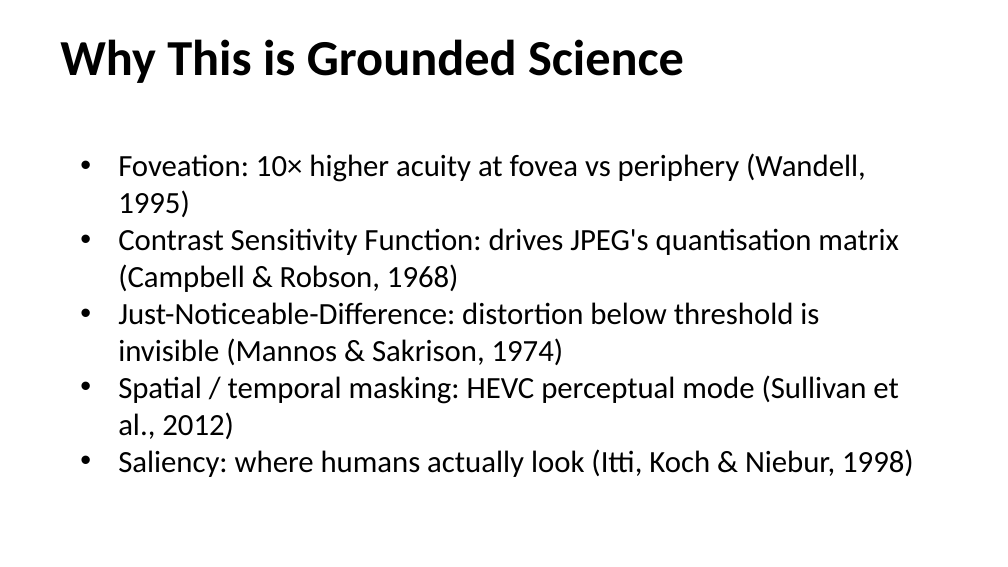
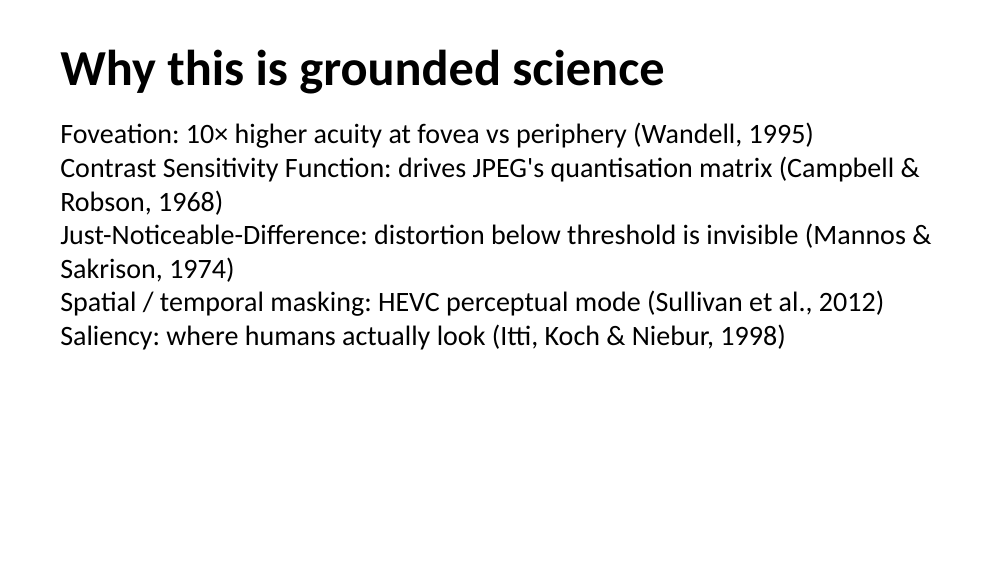
Before and after one commit to SaiAmartya/steam-icac-2026, a slide deck: slide 5 of showcase.pptx. Drawn at 1008x567 pixels with LibreOffice and Linux fonts; fonts in the diff are those of the drawing. Boxes give left, top, right and bottom in pixels: in the first picture for what was removed or moved away, otherwise in the second. Text is boxed around its words. In the diff, an @@ line names an element or a change of style, - is before the commit and + after.

```diff
--- a/showcase.pptx
+++ b/showcase.pptx
@@ text "Why this is grounded science" at <box>60,49,664,94</box>: vertical alignment middle to top @@
@@ text at <box>60,49,664,94</box>: text changed @@
-Why This is Grounded Science
+Why this is grounded science
@@ text "Foveation: 10× higher acuity at ...": place and size @@
-text "Foveation: 10× higher acuity at ..." at <box>118,153,914,477</box>
+text "Foveation: 10× higher acuity at ..." at <box>60,122,906,350</box>
@@ text "Foveation: 10× higher acuity at ..." at <box>60,122,906,350</box>: size 22 to 20 pt; bullet • to none; vertical alignment middle to top @@
```
Also in this commit, not shown: 7 other slides changed, 4 slides added, 4 slides removed, 17 other files.
